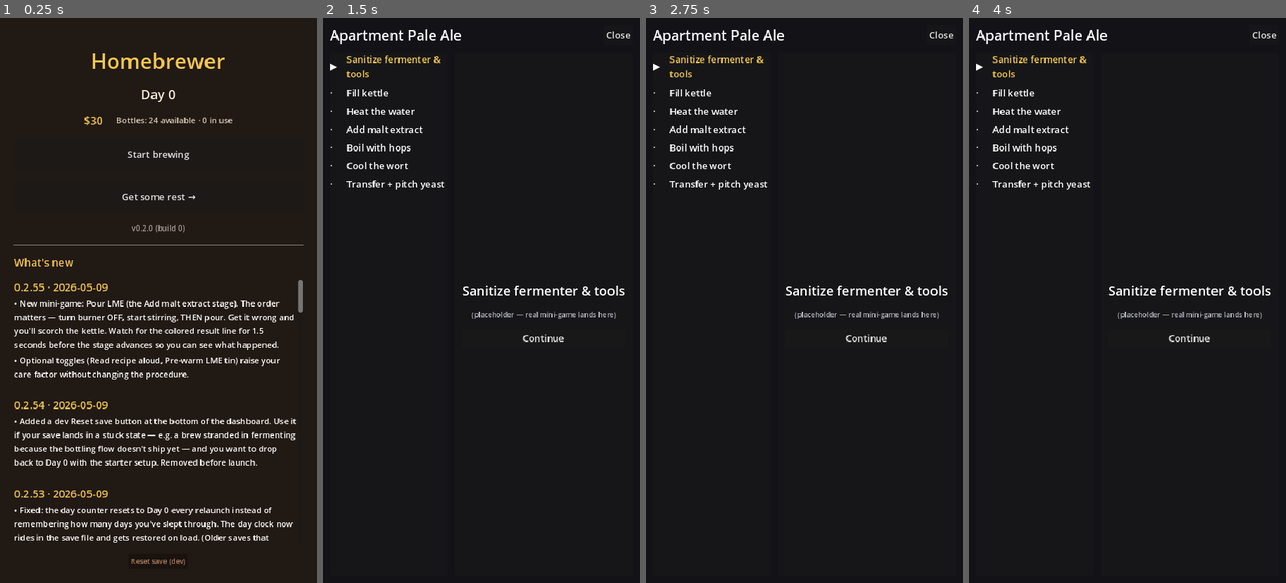
Above: before the commit, frames 1-4 (left to right).
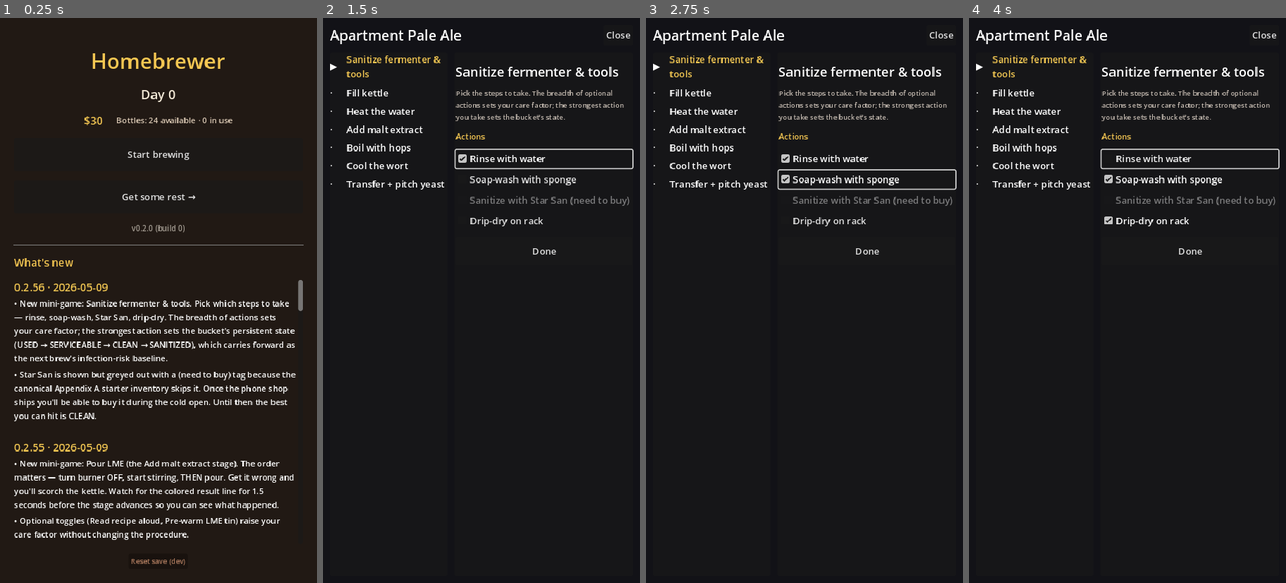
Above: after the commit, the same moments.

Repository: Shadaeiou/homebrewer
Game: Godot game, scene res://scenes/main.tscn
Two runs of this game, one before a commit and one after it. Both use one fixed random seed, a clock stepped at 60 frames per second and the inputs below.
Inputs (mouse positions are in pixels of both pictures, inside the frame that each line leads up to):
- Up to frame 1 (0.25 s): no input
- Up to frame 2 (1.5 s): click "Start brewing" at 0.5 s; click (544, 159) at 1.25 s, where only the run after the commit has a clickable "Rinse with water"
- Up to frame 3 (2.75 s): click (867, 181) at 2 s, where only the run after the commit has a clickable "Soap-wash with sponge"
- Up to frame 4 (4 s): click (1190, 221) at 2.75 s, where only the run after the commit has a clickable "Drip-dry on rack"; click "Start brewing" at 3.5 s

The runs differ from the first frame. In frame 1, 9.8% of the frame differs, in the area x 4-96%, y 47-93%; in frame 2, 2.8%; in frame 3, 2.9%; in frame 4, 2.9%.

Commit message:
Sanitize mini-game (job-execution shape)
Mini-game #11 from DESIGN.md 3.9 + Appendix A Step 1. Job-execution:
each sub-action is optional; breadth determines care_factor and the
strongest action taken determines the bucket's persistent state, which
feeds the next brew's infection_risk_baseline (3.2 + 3.3).

scripts/minigames/sanitize/sanitize.gd
  Four sub-actions per Appendix A's table:
    Rinse with water       → state SERVICEABLE
    Soap-wash with sponge  → state CLEAN (consumes dish_soap)
    Sanitize with Star San → state SANITIZED (consumes star_san)
    Drip-dry on rack       → no state lift, counts toward breadth
  Each consumable-gated action checks GameState.data.inventory.consumables
  and disables the toggle with a "(need to buy)" tag if the player
  doesn't own it. The breadth pool excludes disabled actions so a v1
  player who can't afford Star San can still hit care_factor 1.0
  with the three available steps.
  Resulting fermenter state per ranked best-of-actions; risk_deltas
  mapped per-state (USED +4.0 infection ... SANITIZED 0). Side effect:
  writes resulting_state and sanitized_at_day onto
  equipment.owned[plastic_bucket_fermenter_1] so the carry-forward
  rules in 3.2 actually carry forward.

scenes/minigames/sanitize.tscn
  Form-style: title, hint, Actions header, dynamic toggle list (built
  at _ready from SUB_ACTIONS), Done button.

scripts/brewing_day.gd
  MINIGAME_SCENES["sanitize"] now wired. Three of the seven extract
  stages have real mini-games (sanitize, fill_kettle, add_lme); four
  remain on placeholder.

tests/sim/test_sanitize.gd
  7 tests / 13 asserts. Each state tier (USED/SERVICEABLE/CLEAN);
  Star San is disabled when not owned; care_factor pool excludes
  disabled actions; persistent fermenter state updates after Done;
  Outcome.lint clean.

89/89 tests, 309 asserts. screenshots/sanitize.png shows the form with
Star San visibly greyed-out. changelog 0.2.56.

Diff:
--- a/godot/data/changelog.json
+++ b/godot/data/changelog.json
@@ -1,4 +1,12 @@
 [
+  {
+    "version": "0.2.56",
+    "date": "2026-05-09",
+    "bullets": [
+      "New mini-game: Sanitize fermenter & tools. Pick which steps to take — rinse, soap-wash, Star San, drip-dry. The breadth of actions sets your care factor; the strongest action sets the bucket's persistent state (USED → SERVICEABLE → CLEAN → SANITIZED), which carries forward as the next brew's infection-risk baseline.",
+      "Star San is shown but greyed out with a (need to buy) tag because the canonical Appendix A starter inventory skips it. Once the phone shop ships you'll be able to buy it during the cold open. Until then the best you can hit is CLEAN."
+    ]
+  },
   {
     "version": "0.2.55",
     "date": "2026-05-09",
--- /dev/null
+++ b/godot/scenes/minigames/sanitize.tscn
@@ -0,0 +1,59 @@
+[gd_scene load_steps=2 format=3 uid="uid://b8sanitizehcwma"]
+
+[ext_resource type="Script" path="res://scripts/minigames/sanitize/sanitize.gd" id="1_san"]
+
+[node name="Sanitize" type="Control"]
+layout_mode = 3
+anchors_preset = 15
+anchor_right = 1.0
+anchor_bottom = 1.0
+grow_horizontal = 2
+grow_vertical = 2
+script = ExtResource("1_san")
+
+[node name="Margin" type="MarginContainer" parent="."]
+layout_mode = 1
+anchors_preset = 15
+anchor_right = 1.0
+anchor_bottom = 1.0
+grow_horizontal = 2
+grow_vertical = 2
+theme_override_constants/margin_left = 16
+theme_override_constants/margin_top = 16
+theme_override_constants/margin_right = 16
+theme_override_constants/margin_bottom = 16
+
+[node name="Stack" type="VBoxContainer" parent="Margin"]
+layout_mode = 2
+theme_override_constants/separation = 12
+
+[node name="StageTitle" type="Label" parent="Margin/Stack"]
+unique_name_in_owner = true
+layout_mode = 2
+text = "Sanitize fermenter & tools"
+theme_override_font_sizes/font_size = 22
+
+[node name="HintLabel" type="Label" parent="Margin/Stack"]
+unique_name_in_owner = true
+layout_mode = 2
+text = "Pick the steps to take. The breadth of optional actions sets your care factor; the strongest action you take sets the bucket's state."
+theme_override_font_sizes/font_size = 12
+modulate = Color(0.78, 0.74, 0.70, 1)
+autowrap_mode = 3
+
+[node name="ActionsHeader" type="Label" parent="Margin/Stack"]
+layout_mode = 2
+text = "Actions"
+theme_override_font_sizes/font_size = 14
+modulate = Color(0.96, 0.78, 0.32, 1)
+
+[node name="ToggleContainer" type="VBoxContainer" parent="Margin/Stack"]
+unique_name_in_owner = true
+layout_mode = 2
+theme_override_constants/separation = 4
+
+[node name="DoneButton" type="Button" parent="Margin/Stack"]
+unique_name_in_owner = true
+custom_minimum_size = Vector2(0, 48)
+layout_mode = 2
+text = "Done"
--- a/godot/scripts/brewing_day.gd
+++ b/godot/scripts/brewing_day.gd
@@ -43,6 +43,7 @@
 ## Filled in as mini-games land. Stages without a registered scene fall
 ## back to PLACEHOLDER_SCENE.
 const MINIGAME_SCENES := {
+	"sanitize":    preload("res://scenes/minigames/sanitize.tscn"),
 	"fill_kettle": preload("res://scenes/minigames/fill_kettle.tscn"),
 	"add_lme":     preload("res://scenes/minigames/pour_lme.tscn"),
 }
--- /dev/null
+++ b/godot/scripts/minigames/sanitize/sanitize.gd
@@ -0,0 +1,148 @@
+extends Control
+
+## Sanitize fermenter & tools (mini-game #11) — job-execution shape per
+## DESIGN.md 3.9 + Appendix A Step 1. Each sub-action is optional; the
+## breadth taken determines (a) the care_factor for THIS interaction and
+## (b) the resulting fermenter cleanliness state, which carries forward
+## into the next brew's infection_risk_baseline.
+##
+## Star San is gated on consumable inventory — if the player didn't buy
+## it during shopping (a real Appendix A trade-off, surfaced once the
+## phone shop ships), the toggle is disabled and care_factor caps at
+## 0.85, state caps at CLEAN. Per the design's "real consequences."
+
+signal minigame_completed(outcome: Dictionary)
+
+## Each row: id, label, consumable_id (or empty), state_floor (the lowest
+## state this action leaves the bucket in if taken in isolation).
+const SUB_ACTIONS := [
+	{"id": "rinse",       "label": "Rinse with water",        "consumable": "",          "state_after": "SERVICEABLE"},
+	{"id": "soap",        "label": "Soap-wash with sponge",   "consumable": "dish_soap", "state_after": "CLEAN"},
+	{"id": "star_san",    "label": "Sanitize with Star San",  "consumable": "star_san",  "state_after": "SANITIZED"},
+	{"id": "drip_dry",    "label": "Drip-dry on rack",        "consumable": "",          "state_after": ""},
+]
+
+const STATE_RANK := {
+	"USED": 0, "DIRTY": 0, "SERVICEABLE": 1, "CLEAN": 2, "SANITIZED": 3,
+}
+
+# Risk deltas keyed by the resulting state. Worst-state-after-this-cleaning
+# carries the infection-risk baseline forward.
+const STATE_RISK_DELTAS := {
+	"USED":        {"infection": 4.0},
+	"SERVICEABLE": {"infection": 2.0},
+	"CLEAN":       {"infection": 0.5},
+	"SANITIZED":   {},
+}
+
+@onready var _stage_title: Label = %StageTitle
+@onready var _toggle_container: VBoxContainer = %ToggleContainer
+@onready var _hint_label: Label = %HintLabel
+@onready var _done_button: Button = %DoneButton
+
+var _stage_meta: Dictionary = {}
+var _toggles: Dictionary = {}  # id → CheckBox
+
+func _ready() -> void:
+	_done_button.pressed.connect(_on_done_pressed)
+	_apply_stage_meta()
+	_render_toggles()
+
+func set_stage_meta(stage: Dictionary) -> void:
+	_stage_meta = stage
+	if is_inside_tree():
+		_apply_stage_meta()
+
+func _apply_stage_meta() -> void:
+	if _stage_title != null:
+		_stage_title.text = String(_stage_meta.get("title", "Sanitize fermenter & tools"))
+
+func _render_toggles() -> void:
+	for child in _toggle_container.get_children():
+		child.queue_free()
+	_toggles.clear()
+	var consumables: Dictionary = GameState.data.get("inventory", {}).get("consumables", {})
+	for spec in SUB_ACTIONS:
+		var id: String = String(spec["id"])
+		var consumable: String = String(spec["consumable"])
+		var owned: bool = consumable.is_empty() or consumables.has(consumable)
+		var box := CheckBox.new()
+		box.text = String(spec["label"])
+		if not owned:
+			box.text += " (need to buy)"
+			box.disabled = true
+		_toggle_container.add_child(box)
+		_toggles[id] = box
+
+func _resulting_state(taken_ids: Array) -> String:
+	# The state ranks up with each progressively-stronger action taken.
+	# Skip everything → USED (bucket starts that way per 3.2). Rinse →
+	# SERVICEABLE. Soap → CLEAN. Star San → SANITIZED. Drip-dry doesn't
+	# move the state but counts toward care breadth.
+	if taken_ids.is_empty():
+		return "USED"
+	var best: String = "USED"
+	for spec in SUB_ACTIONS:
+		var id: String = String(spec["id"])
+		if not taken_ids.has(id):
+			continue
+		var sa: String = String(spec.get("state_after", ""))
+		if sa.is_empty():
+			continue
+		if int(STATE_RANK.get(sa, 0)) > int(STATE_RANK.get(best, 0)):
+			best = sa
+	return best
+
+func _on_done_pressed() -> void:
+	var taken: Array = []
+	for id in _toggles:
+		var box: CheckBox = _toggles[id]
+		if box.button_pressed and not box.disabled:
+			taken.append(id)
+	# Available pool excludes any disabled (un-owned) action — the player
+	# can't be penalized for breadth they were never offered.
+	var available: int = 0
+	for spec in SUB_ACTIONS:
+		var box: CheckBox = _toggles[String(spec["id"])]
+		if not box.disabled:
+			available += 1
+	var resulting_state := _resulting_state(taken)
+	var care: float = CareFactor.from_breadth(taken.size(), max(1, available))
+	var risk: Dictionary = Dictionary(STATE_RISK_DELTAS.get(resulting_state, {})).duplicate(true)
+	var skills: Dictionary = GameState.data.get("skills", {})
+	var notes: Array = [_journal_summary(taken, resulting_state)]
+
+	# Side-effect: update the fermenter instance's persistent state per 3.2.
+	var owned: Dictionary = GameState.data.get("equipment", {}).get("owned", {})
+	if owned.has("plastic_bucket_fermenter_1"):
+		owned["plastic_bucket_fermenter_1"]["state"] = resulting_state
+		owned["plastic_bucket_fermenter_1"]["sanitized_at_day"] = TimeService.day_clock if resulting_state == "SANITIZED" else -1
+
+	var outcome := {
+		"actual": {
+			"actions_taken": taken,
+			"resulting_fermenter_state": resulting_state,
+		},
+		"care_factor": care,
+		"risk_deltas": risk,
+		"xp_gained": {"sanitation": _xp_for_state(resulting_state)},
+		"journal_notes": notes,
+		"skill_snapshot": SkillXP.snapshot(skills),
+	}
+	minigame_completed.emit(outcome)
+
+func _xp_for_state(state: String) -> int:
+	match state:
+		"SANITIZED":   return 12
+		"CLEAN":       return 8
+		"SERVICEABLE": return 5
+		_:             return 2  # skipped — you still learned something about doing it badly
+
+func _journal_summary(taken: Array, state: String) -> String:
+	if taken.is_empty():
+		return "Skipped cleaning — bucket left as-is. Infection risk is real."
+	var labels: Array = []
+	for spec in SUB_ACTIONS:
+		if taken.has(String(spec["id"])):
+			labels.append(String(spec["label"]).to_lower())
+	return "Cleaned the fermenter: %s. Final state: %s." % [", ".join(labels), state]
--- /dev/null
+++ b/godot/tests/sim/test_sanitize.gd
@@ -0,0 +1,73 @@
+extends GutTest
+
+## Pins Sanitize per DESIGN.md 3.3 + Appendix A Step 1.
+
+const SCENE := preload("res://scenes/minigames/sanitize.tscn")
+
+func _mount() -> Control:
+	GameState.reset_to_new_career()
+	var s: Control = SCENE.instantiate()
+	add_child_autofree(s)
+	return s
+
+func _check(s: Control, ids: Array) -> void:
+	for id in ids:
+		s._toggles[String(id)].button_pressed = true
+
+func _emit_outcome(s: Control) -> Dictionary:
+	var captured := [null]
+	s.minigame_completed.connect(func(o): captured[0] = o)
+	s._on_done_pressed()
+	await wait_frames(1)
+	return captured[0]
+
+func test_skipping_everything_leaves_bucket_used_and_high_infection_risk() -> void:
+	var s := _mount()
+	var out: Dictionary = await _emit_outcome(s)
+	assert_eq(out["actual"]["resulting_fermenter_state"], "USED")
+	assert_gt(float(out["risk_deltas"].get("infection", 0.0)), 3.0,
+		"USED bucket adds significant infection risk")
+
+func test_rinse_only_yields_serviceable() -> void:
+	var s := _mount()
+	_check(s, ["rinse"])
+	var out: Dictionary = await _emit_outcome(s)
+	assert_eq(out["actual"]["resulting_fermenter_state"], "SERVICEABLE")
+
+func test_rinse_plus_soap_yields_clean() -> void:
+	var s := _mount()
+	_check(s, ["rinse", "soap"])
+	var out: Dictionary = await _emit_outcome(s)
+	assert_eq(out["actual"]["resulting_fermenter_state"], "CLEAN")
+	# CLEAN is much better than USED for infection risk.
+	assert_lt(float(out["risk_deltas"].get("infection", 0.0)), 1.0)
+
+func test_star_san_disabled_when_not_owned() -> void:
+	# Fresh career doesn't include Star San (canonical Appendix A skip).
+	var s := _mount()
+	assert_true(s._toggles["star_san"].disabled,
+		"Star San must be greyed out when not owned")
+
+func test_care_factor_excludes_disabled_actions_from_breadth_pool() -> void:
+	# Three available actions (no Star San); taking all three should hit
+	# care_factor = 1.0, not 3/4 = 0.9.
+	var s := _mount()
+	_check(s, ["rinse", "soap", "drip_dry"])
+	var out: Dictionary = await _emit_outcome(s)
+	assert_almost_eq(float(out["care_factor"]), 1.0, 1e-6,
+		"breadth pool must exclude actions the player can't take")
+
+func test_outcome_satisfies_universal_contract() -> void:
+	var s := _mount()
+	_check(s, ["rinse"])
+	var out: Dictionary = await _emit_outcome(s)
+	assert_eq(Outcome.lint(out).size(), 0)
+
+func test_persistent_fermenter_state_updates() -> void:
+	# After Done, equipment.owned[bucket].state should reflect the result —
+	# carries forward as 3.2 says: "starting_state ... decays with use."
+	var s := _mount()
+	_check(s, ["rinse", "soap"])
+	await _emit_outcome(s)
+	var owned: Dictionary = GameState.data["equipment"]["owned"]
+	assert_eq(owned["plastic_bucket_fermenter_1"]["state"], "CLEAN")
--- a/godot/tools/screenshot_harness.gd
+++ b/godot/tools/screenshot_harness.gd
@@ -20,6 +20,7 @@
 		"frames": 5, "props": {"initial_stage_index": 3}},
 	{"name": "fill_kettle", "path": "res://scenes/minigames/fill_kettle.tscn", "frames": 5},
 	{"name": "pour_lme", "path": "res://scenes/minigames/pour_lme.tscn", "frames": 5},
+	{"name": "sanitize", "path": "res://scenes/minigames/sanitize.tscn", "frames": 5},
 ]
 
 const OUT_DIR := "res://../screenshots"
